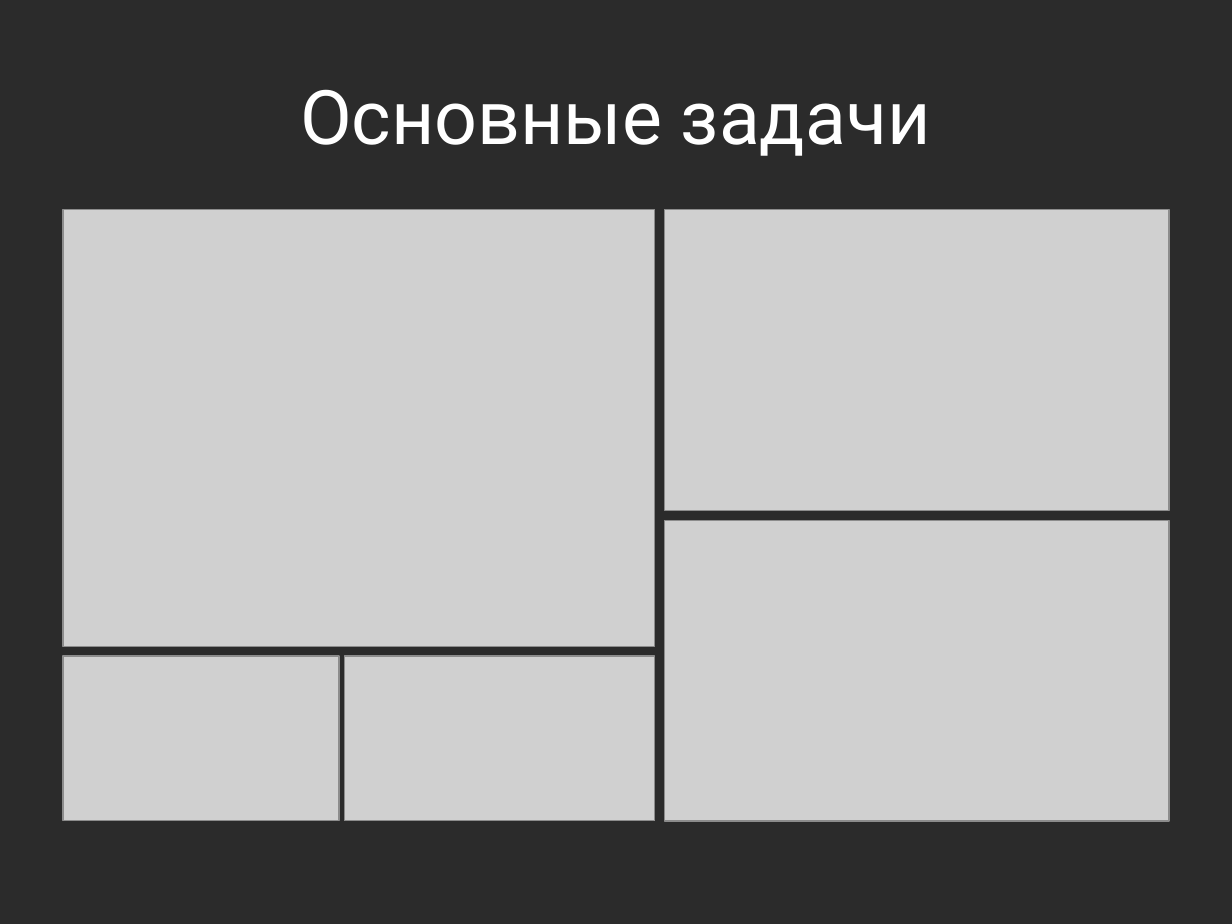
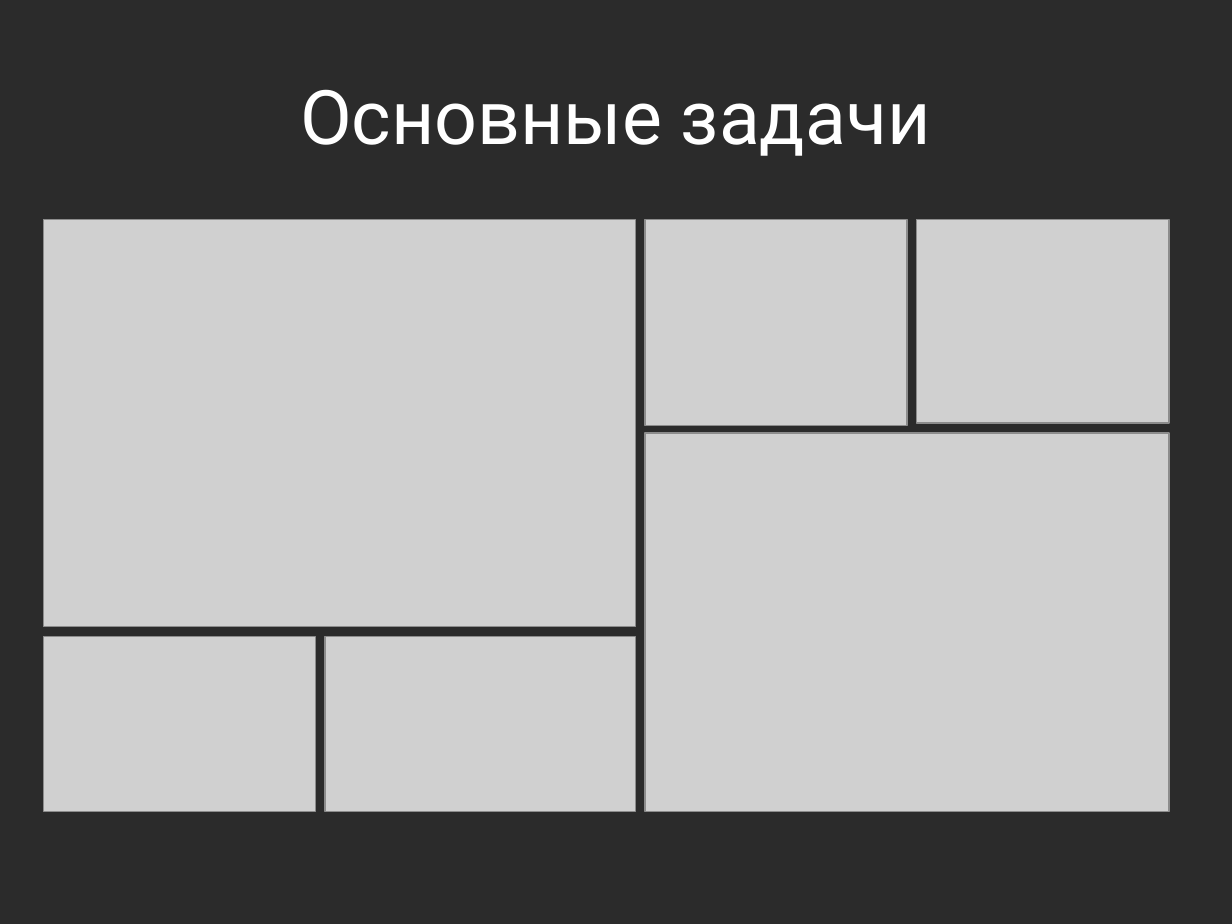
Before and after one commit to yaceq/quadro-xds, a slide deck: slide 4 of Docs/IT_Moscow.pptx. Drawn at 1232x924 pixels with LibreOffice and Linux fonts; fonts in the diff are those of the drawing; grey boxes stand for pictures; background and template pictures are left out; a plain dark background stands for a picture behind light text. Boxes give left, top, right and bottom in pixels: in the first picture for what was removed or moved away, otherwise in the second. Text is boxed around its words. In the diff, an @@ line names an element or a change of style, - is before the commit and + after.

```diff
--- a/Docs/IT_Moscow.pptx
+++ b/Docs/IT_Moscow.pptx
@@ picture removed at (x1=63, y1=209, x2=654, y2=646) @@
@@ picture resized from (x1=664, y1=209, x2=1168, y2=510) to (x1=43, y1=219, x2=634, y2=627) @@
@@ picture added at (x1=646, y1=219, x2=908, y2=425) @@
@@ picture added at (x1=917, y1=219, x2=1169, y2=423) @@
@@ picture resized from (x1=664, y1=520, x2=1168, y2=821) to (x1=646, y1=432, x2=1169, y2=811) @@
@@ picture resized from (x1=63, y1=655, x2=339, y2=821) to (x1=43, y1=637, x2=314, y2=812) @@
@@ picture resized from (x1=345, y1=655, x2=655, y2=821) to (x1=325, y1=637, x2=636, y2=812) @@
```
Also in this commit, not shown: 3 other slides changed, 1 slide added, 1 slide removed, 25 other files.
